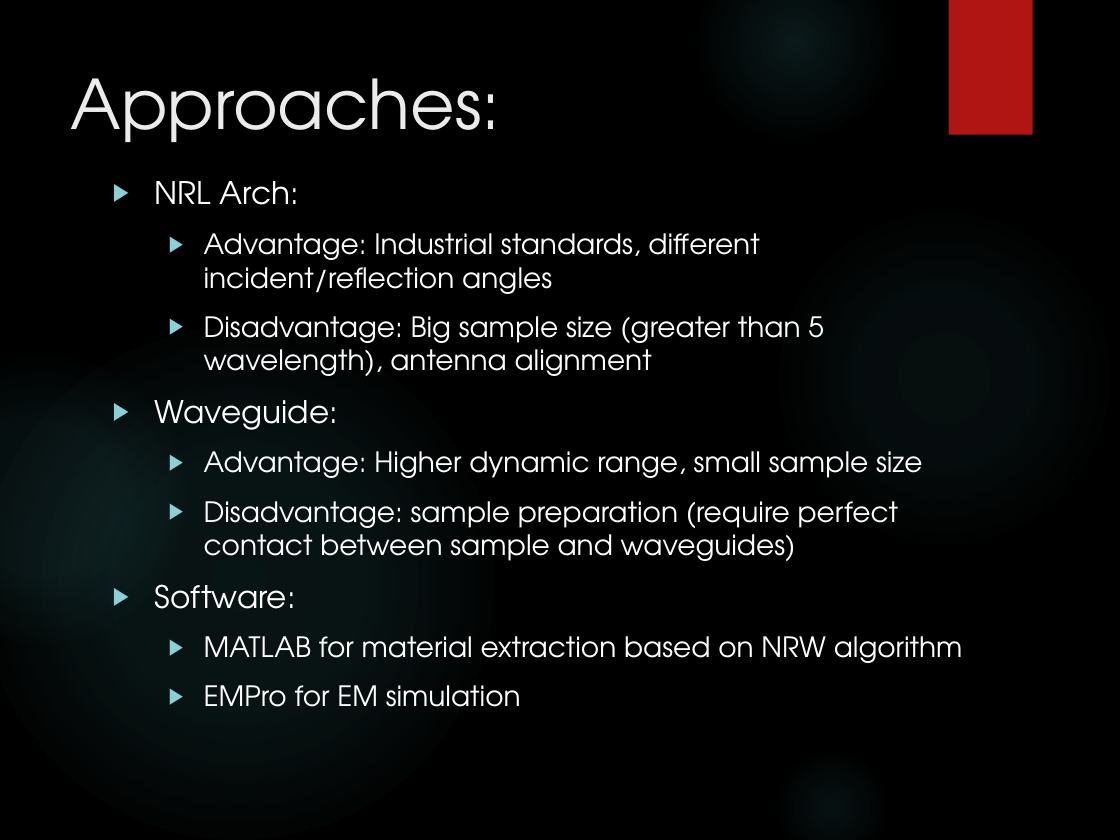
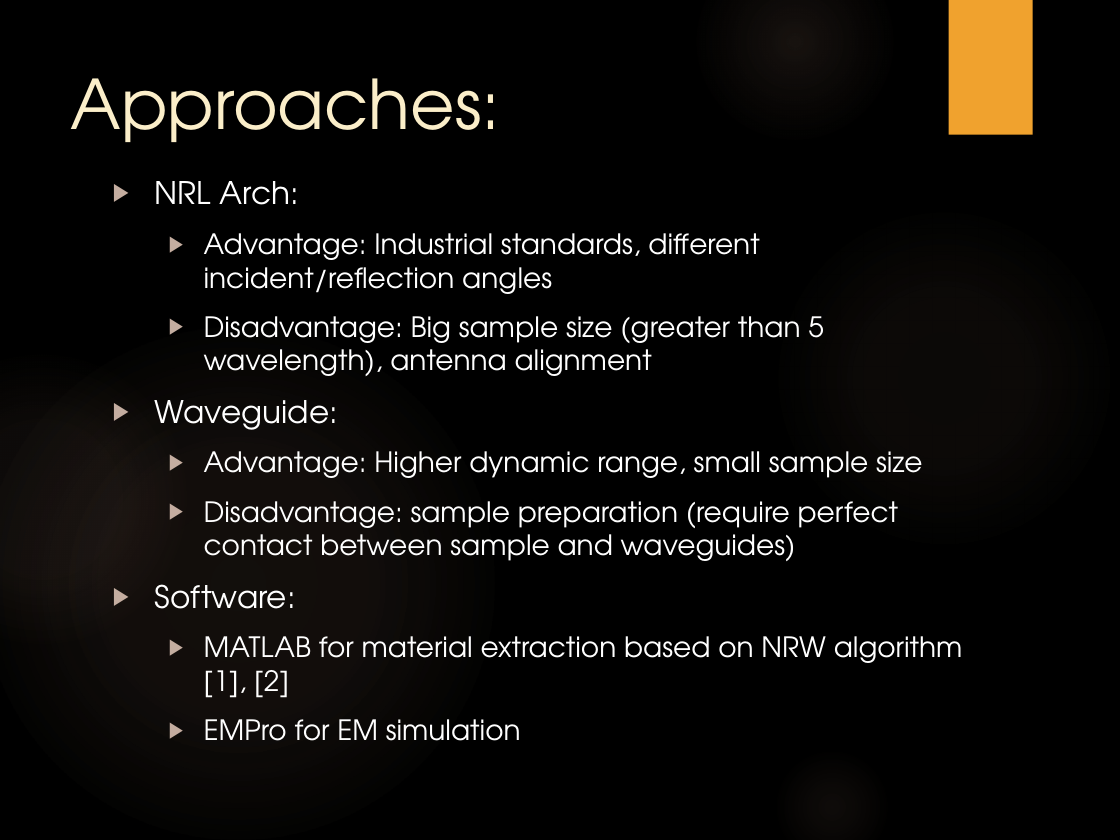
Before and after one commit to trankhiemha/ECE412-413-Capstone-Project-N3, a slide deck: slide 4 of Capstone project proposal presentation.pptx. Drawn at 1120x840 pixels with LibreOffice and Linux fonts; fonts in the diff are those of the drawing; background and template pictures are left out. Boxes give left, top, right and bottom in pixels: in the first picture for what was removed or moved away, otherwise in the second. Text is boxed around its words. In the diff, an @@ line names an element or a change of style, - is before the commit and + after.

Commit message:
Ver 1.1: missing NRL design and Sample holder design, more PSU antennas info

```diff
--- a/Capstone project proposal presentation.pptx
+++ b/Capstone project proposal presentation.pptx
@@ rectangle at [949,0,1033,134]: fill #B01513 to #F0A22E @@
@@ title "Approaches:" at [71,78,501,142]: text colour #EBEBEB to #FBEEC9 @@
@@ text at [155,181,923,741]: bullet colour #8AD0D6 to #C4ADA0 @@
@@ ellipse at [0,327,494,840]: fill gradient #50B9C1 to gradient #A78470 @@
@@ ellipse at [0,355,186,644]: fill gradient #50B9C1 to gradient #A78470 @@
@@ text at [204,636,963,698]: text changed @@
-  ▶ MATLAB for material extraction based on NRW algorithm
+  ▶ MATLAB for material extraction based on NRW algorithm [1], [2]
```
Also in this commit, not shown: 14 other slides changed, 1 slide added.
